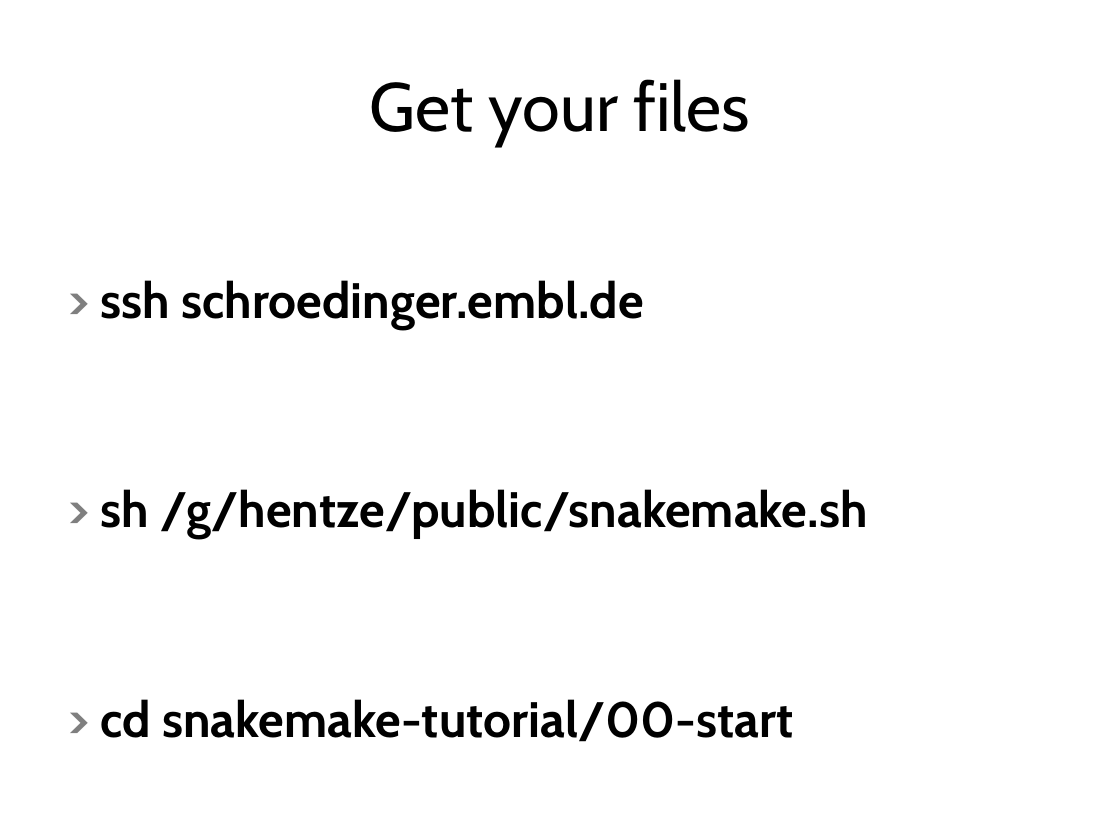
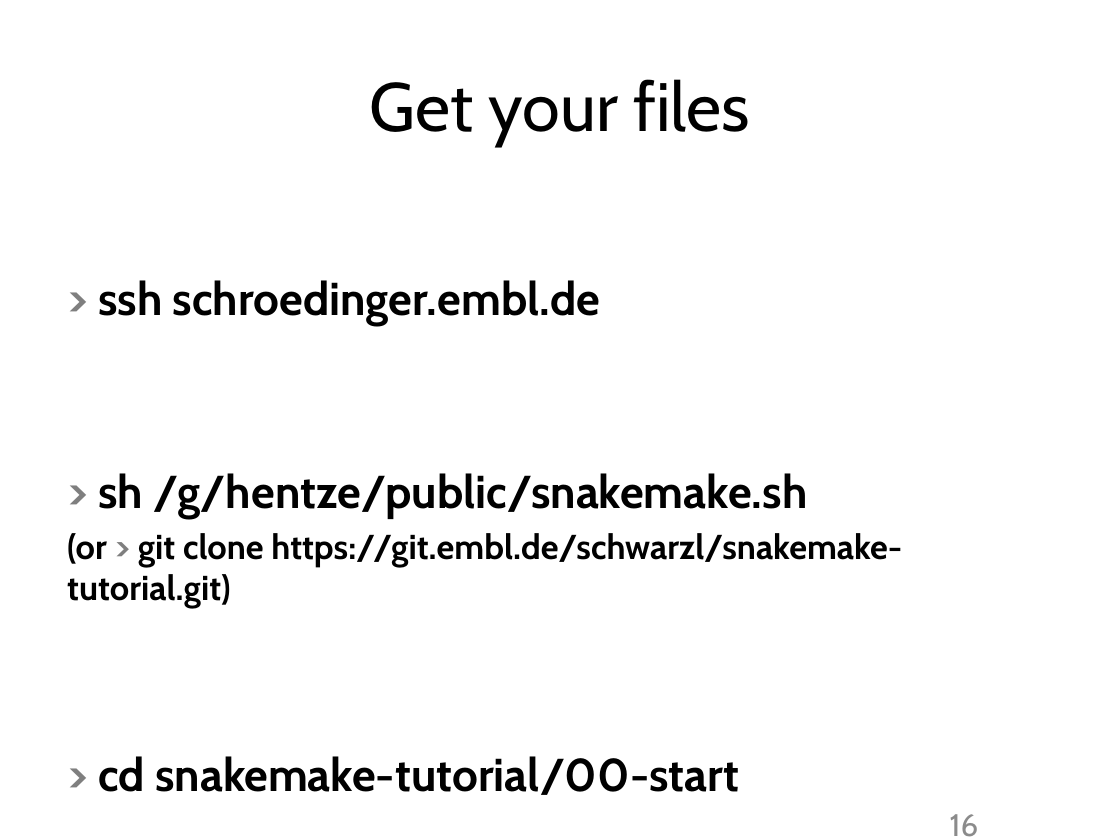
Before and after one commit to tobyhodges/siakemake-tutorial, a slide deck: slide 16 of Snakemake-introduction.pptx. Drawn at 1120x840 pixels with LibreOffice and Linux fonts; fonts in the diff are those of the drawing; background and template pictures are left out. Boxes give left, top, right and bottom in pixels: in the first picture for what was removed or moved away, otherwise in the second. Text is boxed around its words. In the diff, an @@ line names an element or a change of style, - is before the commit and + after.

```diff
--- a/Snakemake-introduction.pptx
+++ b/Snakemake-introduction.pptx
@@ text at bbox=[98, 280, 807, 795]: size 32 to 29.6 pt in "> ssh schroedinger.embl.de", "> sh /g/hentze/public/snakemake.sh", "> cd snakemake-tutorial/00-start" @@
@@ text at bbox=[67, 533, 902, 608]: paragraph added @@
+(or > git clone https://git.embl.de/schwarzl/snakemake-tutorial.git)
@@ page number added at bbox=[950, 814, 979, 837], 20 pt, text #8C8C8C @@
+16
```
Also in this commit, not shown: 28 other slides changed.
